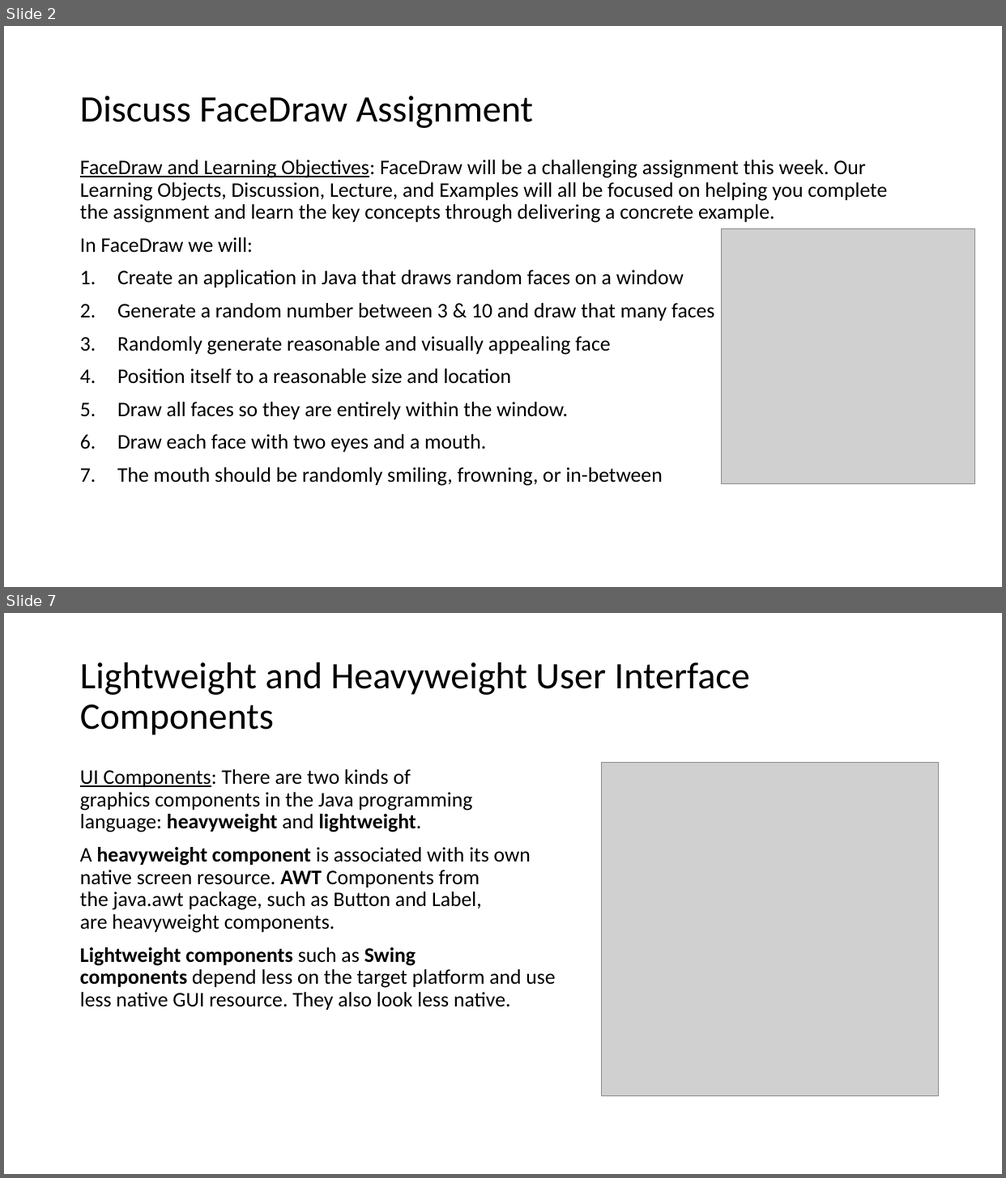
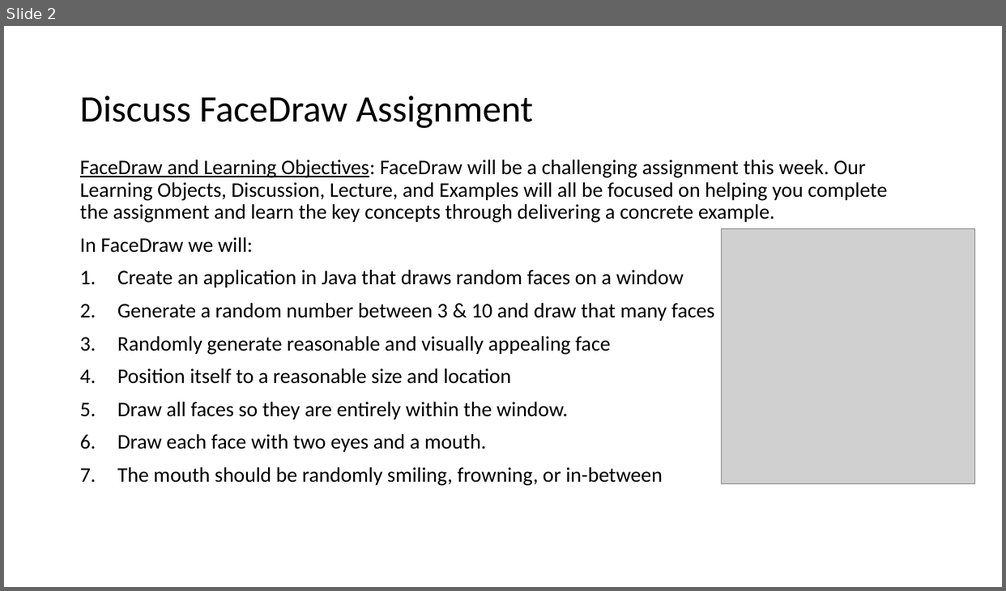
Before and after one commit to EricJPogue/www-epogue-info, a slide deck: CPSC-24500/Week04/2017SpringW04Slides.pptx. Shown one above the other, each under a label of ours: slides 2 and 7 before the commit, slide 2 after it; the slides between them are not shown. The pictures are 1006x1178 and 1006x591 pixels, drawn with LibreOffice and Linux fonts; fonts in the diff are those of the drawing; grey boxes stand for pictures. Boxes give left, top, right and bottom in pixels: in the first picture for what was removed or moved away, otherwise in the second. Text is boxed around its words. In the diff, an @@ line names an element or a change of style, - is before the commit and + after.

```diff
--- a/CPSC-24500/Week04/2017SpringW04Slides.pptx
+++ b/CPSC-24500/Week04/2017SpringW04Slides.pptx
@@ slide 7 removed at (x1=4, y1=613, x2=1002, y2=1174), background #FFFFFF @@
@@ title removed at (x1=80, y1=662, x2=750, y2=735) @@
-Lightweight and Heavyweight User Interface Components
@@ text removed at (x1=80, y1=769, x2=555, y2=1010) @@
-UI Components: There are two kinds of graphics components in the Java programming language: heavyweight and lightweight.
-A heavyweight component is associated with its own native screen resource. AWT Components from the java.awt package, such as Button and Label, are heavyweight components.
-Lightweight components such as Swing components depend less on the target platform and use less native GUI resource. They also look less native.
@@ picture removed at (x1=602, y1=763, x2=938, y2=1097) @@
```
Also in this commit, not shown: 6 slides changed, 10 slides added, 33 other slides removed, 2 other files.
